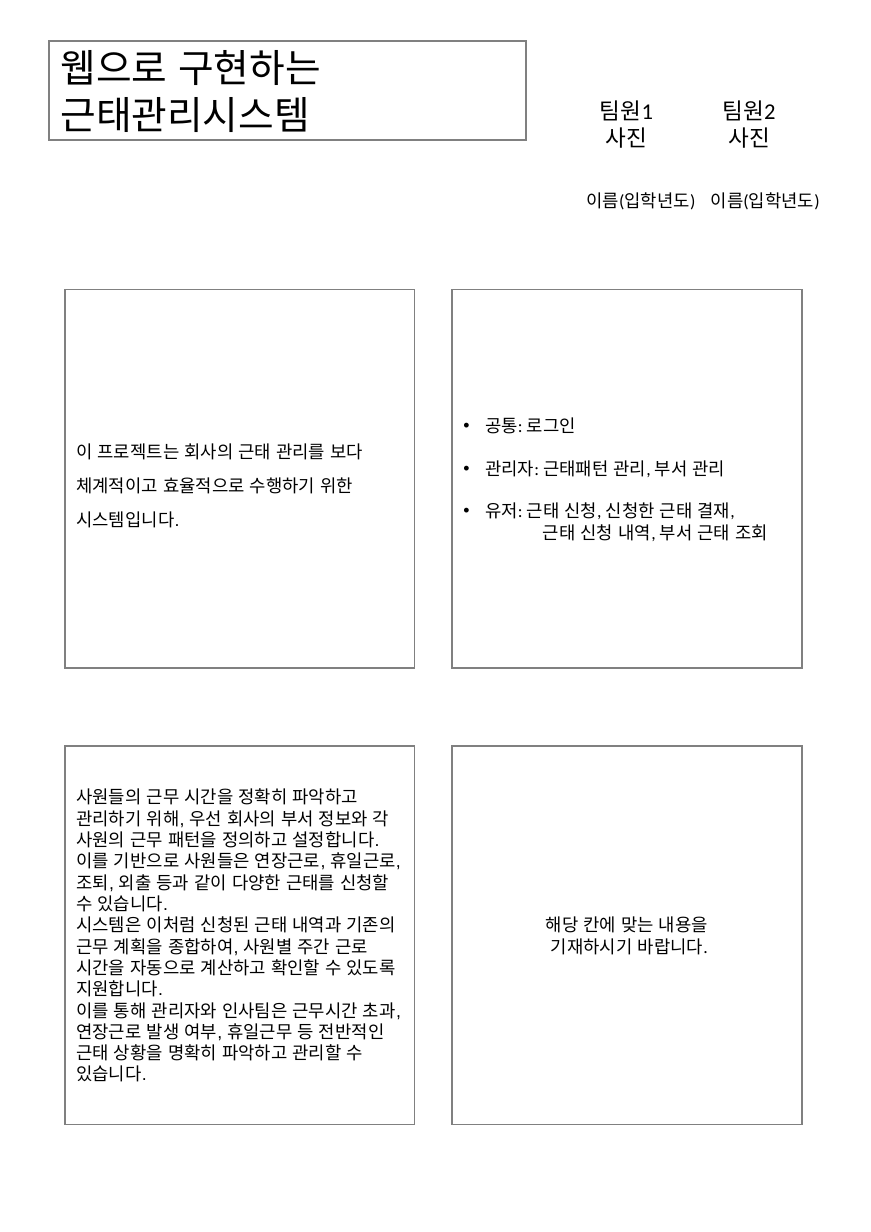
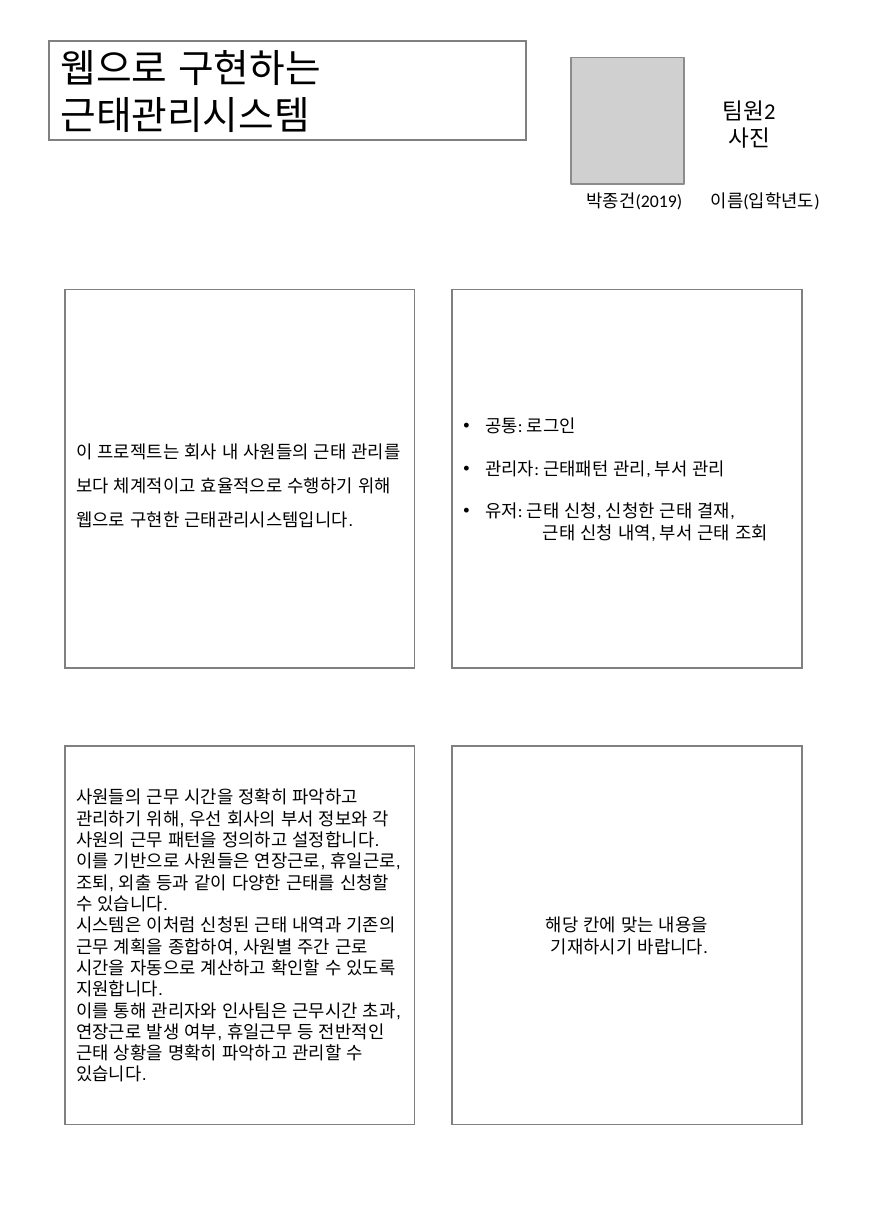
Before and after one commit to Ha2sky/ess, a slide deck: slide 2 of report/김종하,박종건_웹으로구현하는근태관리시스템.pptx. Drawn at 871x1232 pixels with LibreOffice and Linux fonts; fonts in the diff are those of the drawing; grey boxes stand for pictures; background and template pictures are left out. Boxes give left, top, right and bottom in pixels: in the first picture for what was removed or moved away, otherwise in the second. Text is boxed around its words. In the diff, an @@ line names an element or a change of style, - is before the commit and + after.

Commit message:
판넬 사진 추가

```diff
--- a/report/김종하,박종건_웹으로구현하는근태관리시스템.pptx
+++ b/report/김종하,박종건_웹으로구현하는근태관리시스템.pptx
@@ picture added at (x1=571, y1=58, x2=684, y2=185) @@
@@ text removed at (x1=600, y1=100, x2=653, y2=148) @@
-팀원1
-사진
@@ text at (x1=586, y1=192, x2=682, y2=210): text changed @@
-이름(입학년도)
+박종건(2019)
@@ text in rectangle at (x1=76, y1=443, x2=401, y2=528): text changed @@
-이 프로젝트는 회사의 근태 관리를 보다 체계적이고 효율적으로 수행하기 위한 시스템입니다.
+이 프로젝트는 회사 내 사원들의 근태 관리를 보다 체계적이고 효율적으로 수행하기 위해 웹으로 구현한 근태관리시스템입니다.
```
